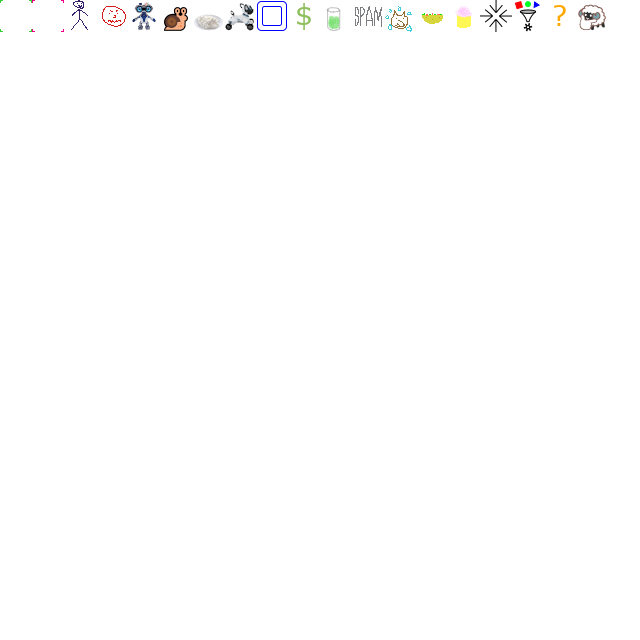
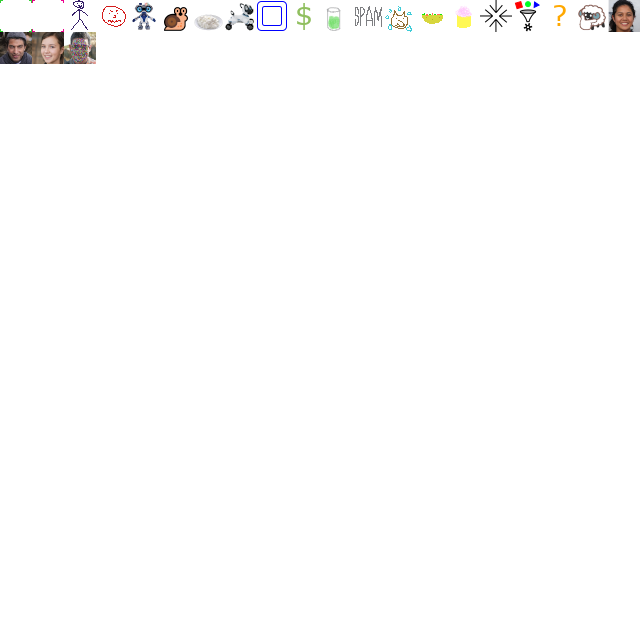
Revision of a layered 640×640 image; what changed, layer by layer:
added layer "scramble" (38%) above "imgUnk" over [71, 38, 88, 63]
added layer "imgUnk" above "imgAss" over [64, 32, 96, 64]
added layer "imgAss" above "imgCul" over [32, 32, 64, 64]
added layer "imgCul" above "imgAdv" over [0, 32, 32, 64]
added layer "imgAdv" above "sheep2" over [608, 0, 640, 32]
